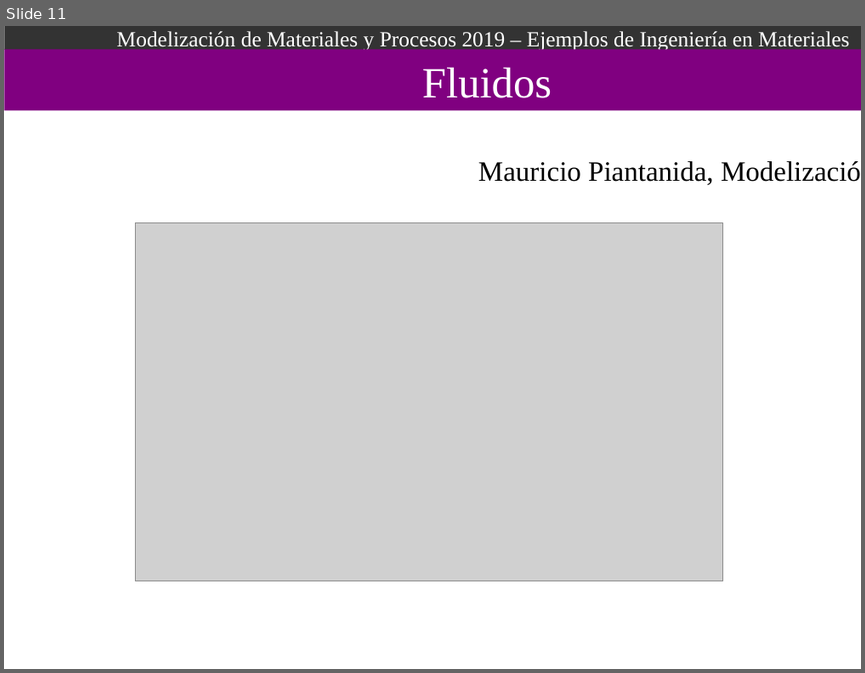
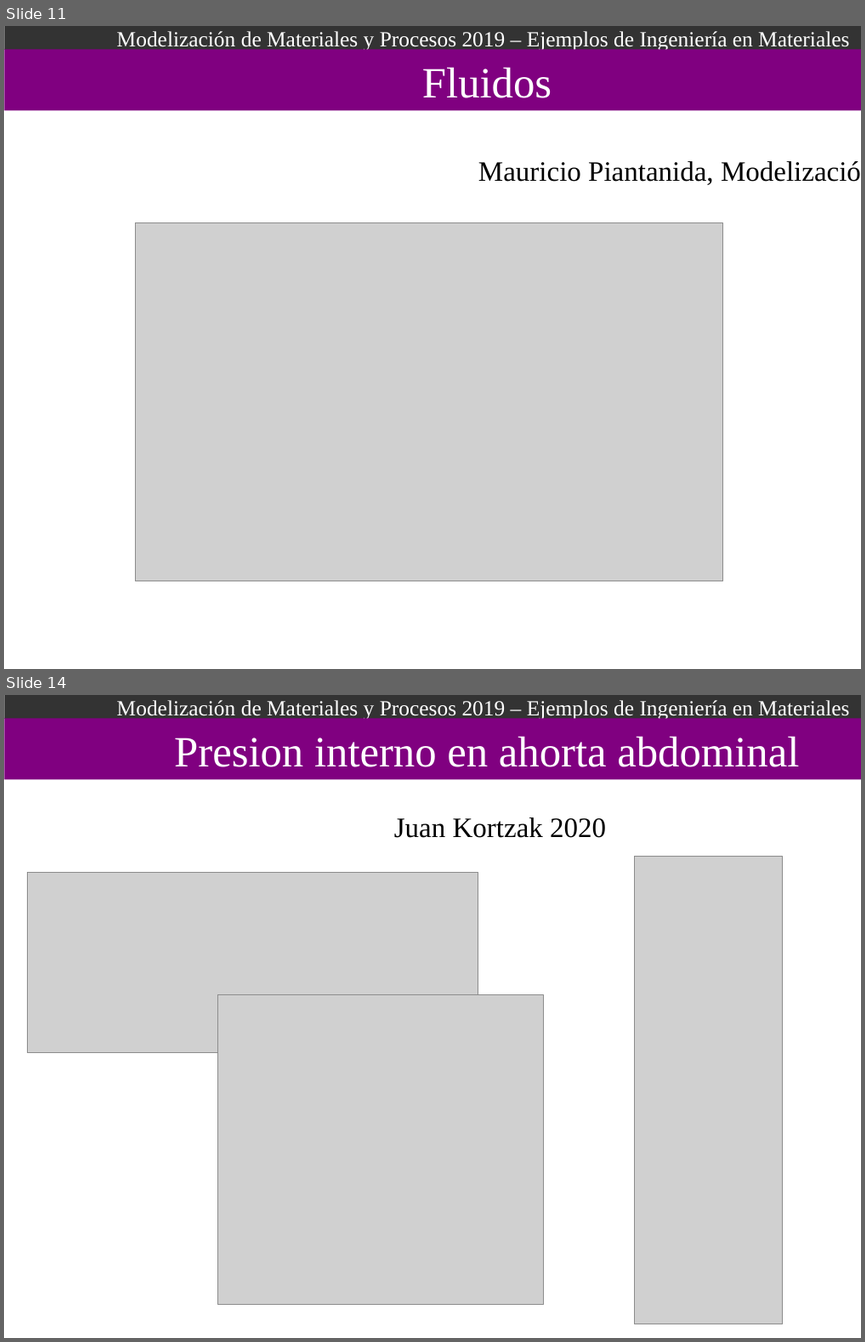
Before and after one commit to Modelizacion-de-Materiales/ModelizacionApuntesPresentaciones, a slide deck: 006-EjemplosIngenieria/Ejemplos_De_Ingenieria.odp. Shown one above the other, each under a label of ours: slide 11 before the commit, slides 11 and 14 after it; the slides between them are not shown. The pictures are 865x673 and 865x1342 pixels, drawn with LibreOffice and Linux fonts; fonts in the diff are those of the drawing; grey boxes stand for pictures. Boxes give left, top, right and bottom in pixels: in the first picture for what was removed or moved away, otherwise in the second. Text is boxed around its words. In the diff, an @@ line names an element or a change of style, - is before the commit and + after.

```diff
--- a/006-EjemplosIngenieria/Ejemplos_De_Ingenieria.odp
+++ b/006-EjemplosIngenieria/Ejemplos_De_Ingenieria.odp
@@ slide 14 added at (4,695,861,1338), background #FFFFFF; not listed: 2 template elements that a slide beside it also shows @@
@@ text added at (174,736,799,767), 40 pt, text #FFFFFF @@
+Presion interno en ahorta abdominal
@@ text added at (394,817,606,838), 26 pt, text #000000 @@
+Juan Kortzak 2020
@@ picture added at (27,873,478,1054) @@
@@ picture added at (635,857,783,1324) @@
@@ picture added at (218,994,544,1304) @@
```
Also in this commit, not shown: 2 slides changed, 2 other slides added, 3 other files.
